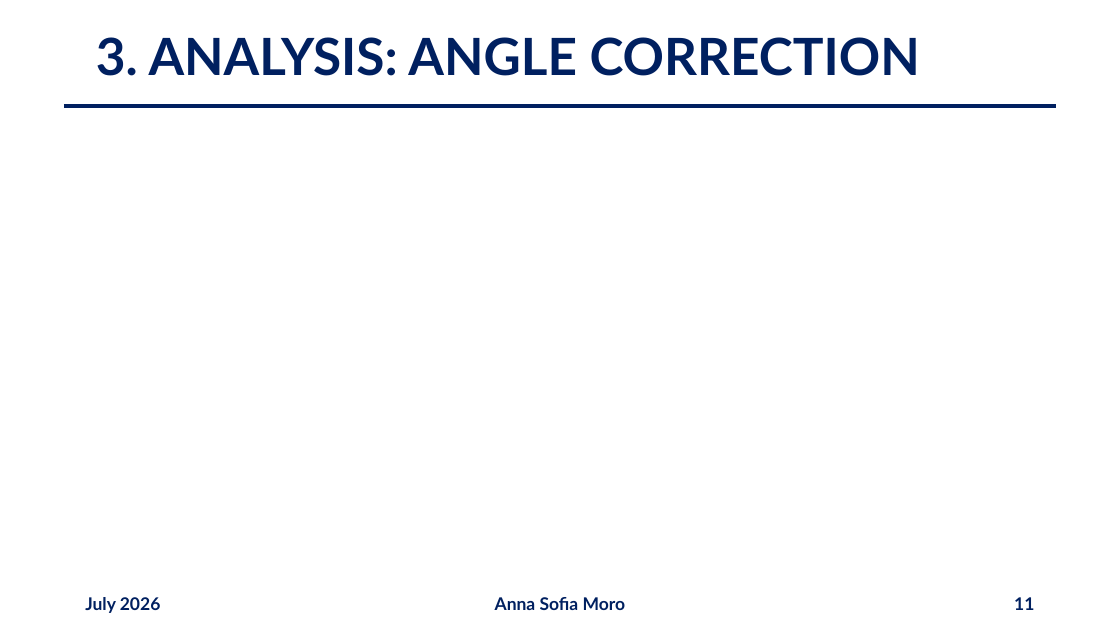
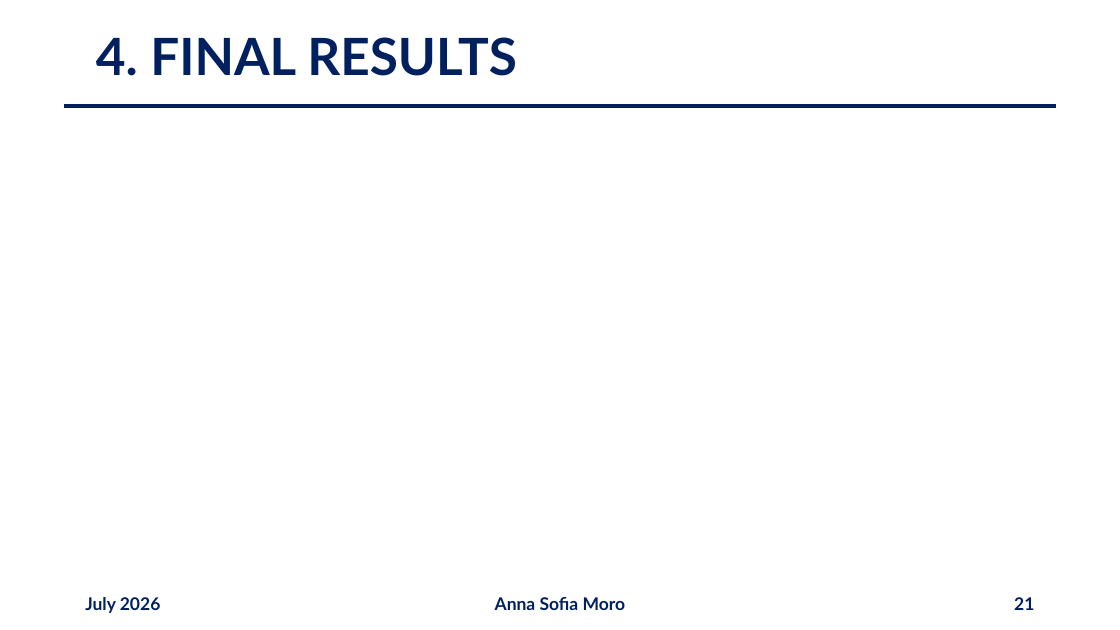
Before and after one commit to annaasofia/tesi, a slide deck: slide 21 of slides/week5.pptx (slide 11 before the commit). Drawn at 1120x630 pixels with LibreOffice and Linux fonts; fonts in the diff are those of the drawing; grey boxes stand for pictures. Boxes give left, top, right and bottom in pixels: in the first picture for what was removed or moved away, otherwise in the second. Text is boxed around its words. In the diff, an @@ line names an element or a change of style, - is before the commit and + after.

```diff
--- a/slides/week5.pptx
+++ b/slides/week5.pptx
@@ title at (96, 37, 517, 76): text changed @@
-3. ANALYSIS: ANGLE CORRECTION
+4. FINAL RESULTS
@@ page number at (1014, 597, 1034, 610): text changed @@
-11
+21
```
Also in this commit, not shown: 16 other slides changed, 1 slide added, 2 slides removed, 1 other file.
